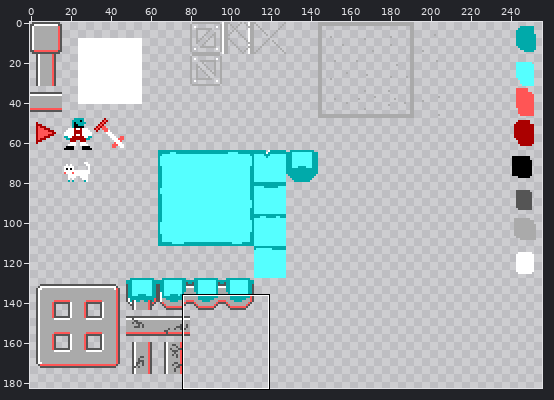
Two versions of one sprite sheet, src/assets/images/tileset.png. Above, an overview of the earlier version with the close-up marked.
Close-up. Before the edit:
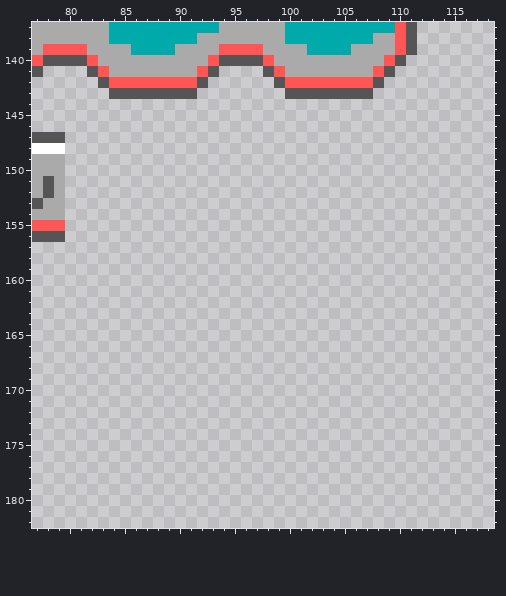
The file is 256x256 pixels. Pixels under 10% opacity are left out. Colours within 5 levels of each other are drawn and written as one. Shown: x 77..118, y 137..182. The wide view leaves out empty margins. The commit also changed other parts of the picture, which this record leaves out.
After the commit:
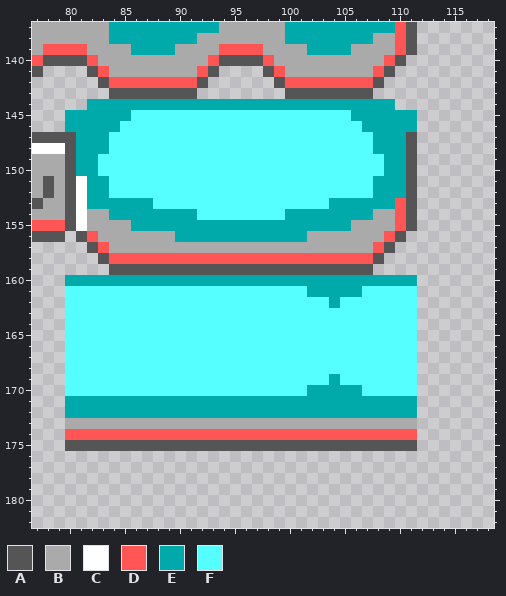
Palette (. is transparent): A #555555  B #aaaaaa  C #ffffff  D #ff5555  E #00aaaa  F #55ffff
Change:
@@ x 77..118 @@
 143 .......AAAAAAAA........AAAAAAAA...........
-144 ..........................................
-145 ..........................................
-146 ..........................................
-147 AAA.......................................
-148 CCC.......................................
-149 BBB.......................................
-150 BBB.......................................
-151 BAB.......................................
-152 BAB.......................................
-153 ABB.......................................
-154 BBB.......................................
-155 DDD.......................................
-156 AAA.......................................
-157 ..........................................
-158 ..........................................
-159 ..........................................
-160 ..........................................
-161 ..........................................
-162 ..........................................
-163 ..........................................
-164 ..........................................
-165 ..........................................
-166 ..........................................
-167 ..........................................
-168 ..........................................
-169 ..........................................
-170 ..........................................
-171 ..........................................
-172 ..........................................
-173 ..........................................
-174 ..........................................
-175 ..........................................
+144 .....EEEEEEEEEEEEEEEEEEEEEEEEEEEE.........
+145 ...EEEEEEFFFFFFFFFFFFFFFFFFFFEEEEEE.......
+146 ...EEEEEFFFFFFFFFFFFFFFFFFFFFFEEEEE.......
+147 AAAAEEEFFFFFFFFFFFFFFFFFFFFFFFFEEEA.......
+148 CCCAEEEFFFFFFFFFFFFFFFFFFFFFFFFEEEA.......
+149 BBBAEEFFFFFFFFFFFFFFFFFFFFFFFFFFEEA.......
+150 BBBAEEFFFFFFFFFFFFFFFFFFFFFFFFFFEEA.......
+151 BABACEEFFFFFFFFFFFFFFFFFFFFFFFFEEEA.......
+152 BABACEEFFFFFFFFFFFFFFFFFFFFFFFFEEEA.......
+153 ABBACEEEEEEFFFFFFFFFFFFFFFFEEEEEEDA.......
+154 BBBACBBEEEEEEEEFFFFFFFFEEEEEEEEBBDA.......
+155 DDDACBBBBEEEEEEEEEEEEEEEEEEEEBBBBDA.......
+156 AAA.ADBBBBBBBEEEEEEEEEEEEBBBBBBBDA........
+157 .....ADBBBBBBBBBBBBBBBBBBBBBBBBDA.........
+158 ......ADDDDDDDDDDDDDDDDDDDDDDDDA..........
+159 .......AAAAAAAAAAAAAAAAAAAAAAAA...........
+160 ...EEEEEEEEEEEEEEEEEEEEEEEEEEEEEEEE.......
+161 ...FFFFFFFFFFFFFFFFFFFFFFEEEEEFFFFF.......
+162 ...FFFFFFFFFFFFFFFFFFFFFFFFEFFFFFFF.......
+163 ...FFFFFFFFFFFFFFFFFFFFFFFFFFFFFFFF.......
+164 ...FFFFFFFFFFFFFFFFFFFFFFFFFFFFFFFF.......
+165 ...FFFFFFFFFFFFFFFFFFFFFFFFFFFFFFFF.......
+166 ...FFFFFFFFFFFFFFFFFFFFFFFFFFFFFFFF.......
+167 ...FFFFFFFFFFFFFFFFFFFFFFFFFFFFFFFF.......
+168 ...FFFFFFFFFFFFFFFFFFFFFFFFFFFFFFFF.......
+169 ...FFFFFFFFFFFFFFFFFFFFFFFFEFFFFFFF.......
+170 ...FFFFFFFFFFFFFFFFFFFFFFEEEEEFFFFF.......
+171 ...EEEEEEEEEEEEEEEEEEEEEEEEEEEEEEEE.......
+172 ...EEEEEEEEEEEEEEEEEEEEEEEEEEEEEEEE.......
+173 ...BBBBBBBBBBBBBBBBBBBBBBBBBBBBBBBB.......
+174 ...DDDDDDDDDDDDDDDDDDDDDDDDDDDDDDDD.......
+175 ...AAAAAAAAAAAAAAAAAAAAAAAAAAAAAAAA.......
 176 ..........................................
